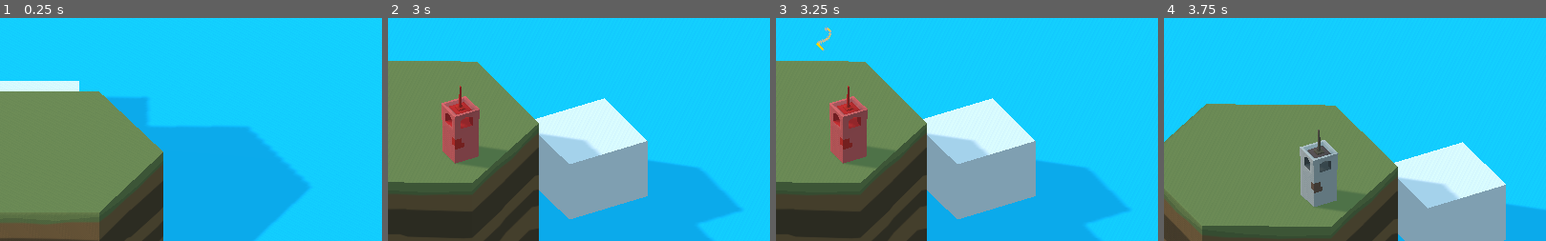
Above: before the commit, frames 1-4 (left to right).
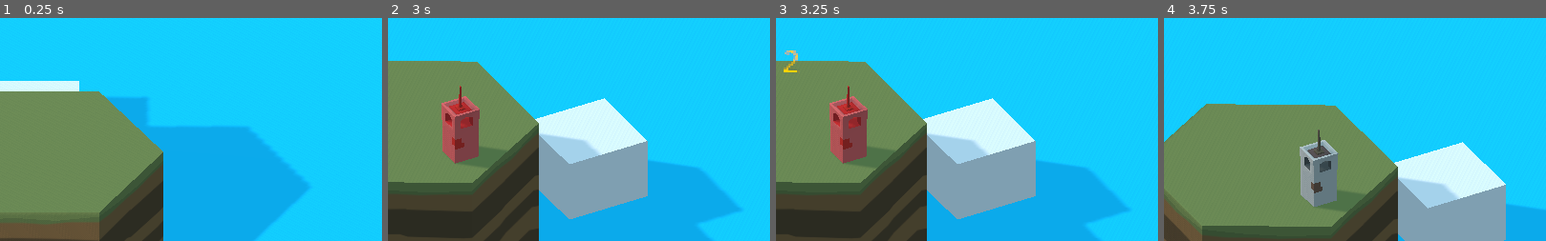
Above: after the commit, the same moments.

Repository: theludovyc/Godot_Islanders
Game: Godot game, scene res://Scene/Game.tscn
Same seed, same stepped clock (60 frames per second), same inputs: the game is played once before the commit and once after it.
Inputs (mouse positions are % of the whole screen's width and height, from its top left):
- Up to frame 1 (0.25 s): no input
- Up to frame 2 (3 s): tap Enter at 0.5, 2 s; move the mouse to (45, 70) at 0.52 s; click (45, 70) at 0.6 s; tap Space at 1.25, 2.75 s; move the mouse to (80, 65) at 1.27 s; tap Middle mouse button (mouse_middle) at 1.35 s; click (80, 65) at 1.42 s; move the mouse to (20, 35) at 2.02 s; hold Right mouse button (mouse_right) 2.03-2.78 s; click (20, 35) at 2.17 s; move the mouse to (55, 50) at 2.77 s; click (55, 50) at 2.85 s
- Up to frame 3 (3.25 s): no input
- Up to frame 4 (3.75 s): tap Enter at 3.5 s; move the mouse to (35, 25) at 3.52 s; hold Middle mouse button (mouse_middle) from 3.53 s (still down); click (35, 25) at 3.67 s
The pictures show only the part of the screen within x 46-96%, y 18-68%; the shares and areas given below are measured in that part.

Frames 1-2 are identical in both runs. In frame 3, 0.3% of the frame differs, in the area x 2-15%, y 3-25%; in frame 4, nothing differs.

Commit message:
fix score rotation

Diff:
--- a/Script/Selection.gd
+++ b/Script/Selection.gd
@@ -23,11 +23,7 @@
 
 # Called every frame. 'delta' is the elapsed time since the previous frame.
 func _process(delta):
-	var camera_global_pos = camera_origin.to_global(camera.translation)
-
-	var sprite_global_pos = to_global(sprite.translation)
-
-	sprite.look_at(Vector3(sprite_global_pos.x, camera_global_pos.y, camera_global_pos.z), Vector3.UP)
+	sprite.look_at(camera_origin.to_global(camera.translation), Vector3.UP)
 #	pass
 
 func pop():
